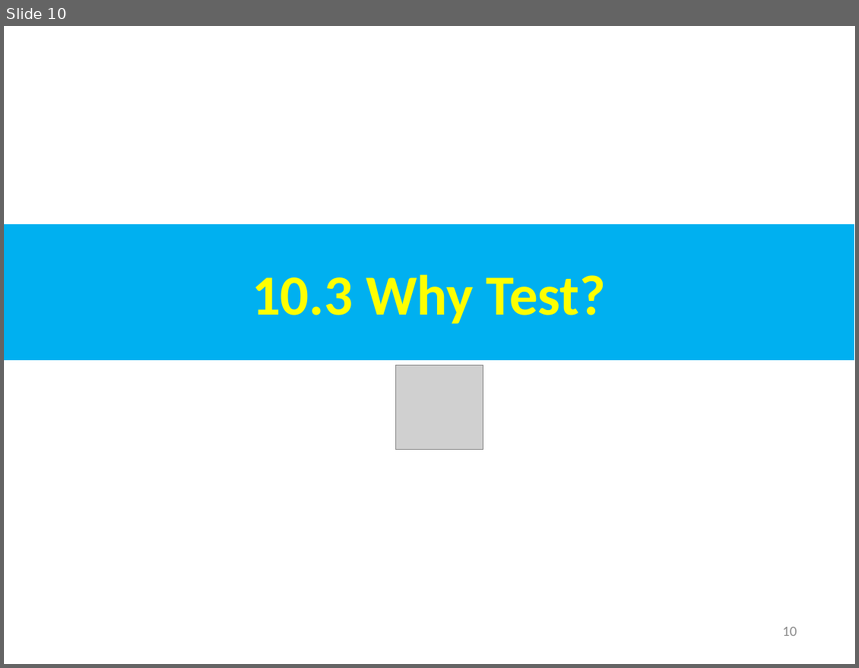
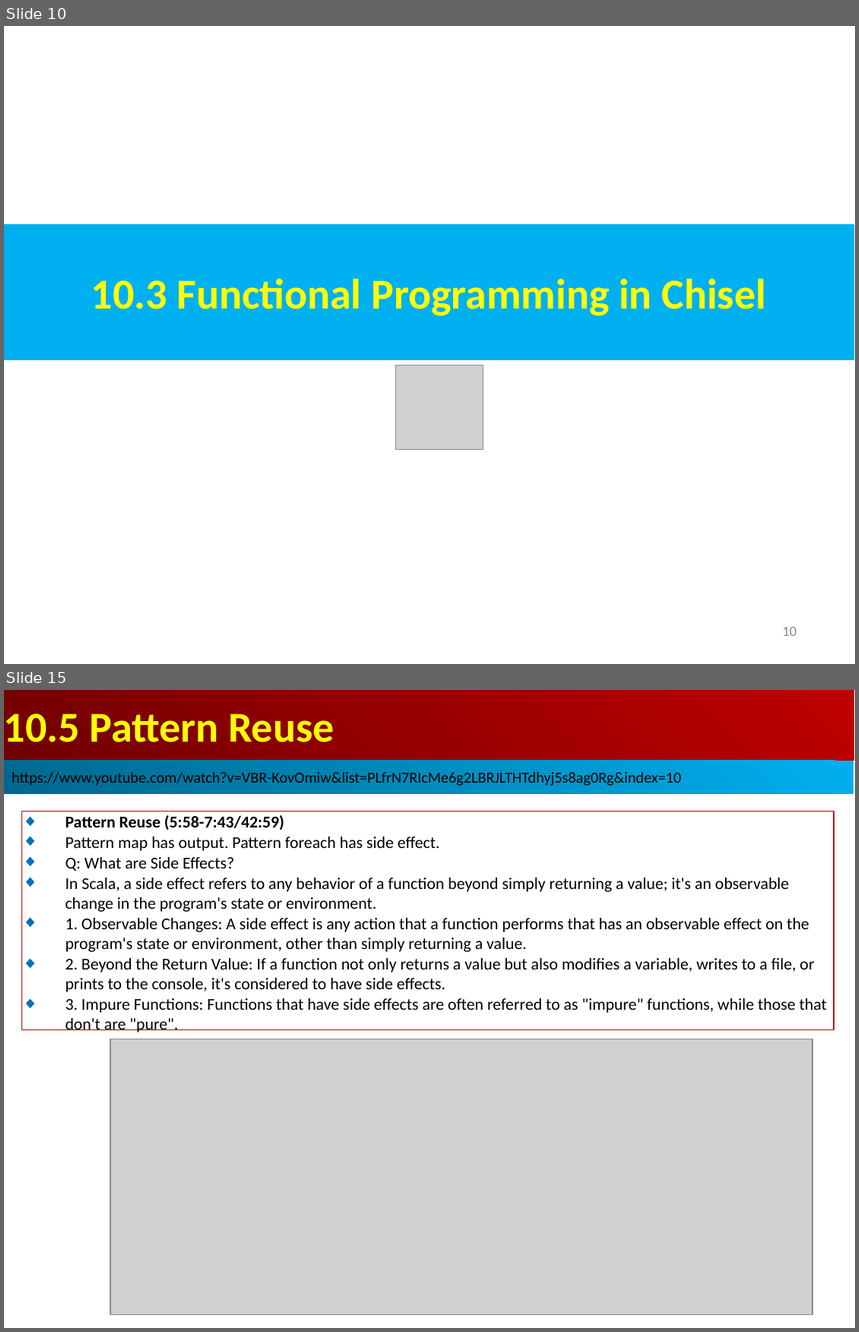
Before and after one commit to peterhchen/AIU_CS800_Chisel, a slide deck: 500_UCSC_HWD/010_IntroFP/000_Video/010.IntroFP.ppt. Shown one above the other, each under a label of ours: slide 10 before the commit, slides 10 and 15 after it; the slides between them are not shown. The pictures are 859x668 and 859x1332 pixels, drawn with LibreOffice and Linux fonts; fonts in the diff are those of the drawing; grey boxes stand for pictures. Boxes give left, top, right and bottom in pixels: in the first picture for what was removed or moved away, otherwise in the second. Text is boxed around its words. In the diff, an @@ line names an element or a change of style, - is before the commit and + after.

```diff
--- a/500_UCSC_HWD/010_IntroFP/000_Video/010.IntroFP.ppt
+++ b/500_UCSC_HWD/010_IntroFP/000_Video/010.IntroFP.ppt
@@ slide 15 added at [4,690,855,1328], background #FFFFFF @@
@@ rectangle added at [4,690,854,761], fill gradient #BF0000 to #710000, 36 pt, text #FFFF00, bold @@
+10.5 Pattern Reuse
@@ rectangle added at [4,761,854,794], fill gradient #00AFEF to #00688E, 13 pt, text #000000 @@
+https://www.youtube.com/watch?v=VBR-KovOmiw&list=PLfrN7RIcMe6g2LBRJLTHTdhyj5s8ag0Rg&index=10
@@ rectangle added at [22,811,834,1030], outline #C00000 0.74 pt, 14 pt, text #000000 @@
+◆ Pattern Reuse (5:58-7:43/42:59)
+◆ Pattern map has output. Pattern foreach has side effect.
+◆ Q: What are Side Effects?
+◆ In Scala, a side effect refers to any behavior of a function beyond simply returning a value; it's an observable change in the program's state or environment.
+◆ 1. Observable Changes: A side effect is any action that a function performs that has an observable effect on the program's state or environment, other than simply returning a value.
+◆ 2. Beyond the Return Value: If a function not only returns a value but also modifies a variable, writes to a file, or prints to the console, it's considered to have side effects.
+◆ 3. Impure Functions: Functions that have side effects are often referred to as "impure" functions, while those that don't are "pure".
@@ picture added at [110,1039,813,1315] @@
@@ slide 10 changed as well @@
@@ text in rectangle at [91,278,767,316]: text changed; size 48 to 36 pt @@
-10.3 Why Test?
+10.3 Functional Programming in Chisel
```
Also in this commit, not shown: 6 other slides changed, 20 other slides added, 1 slide removed.
